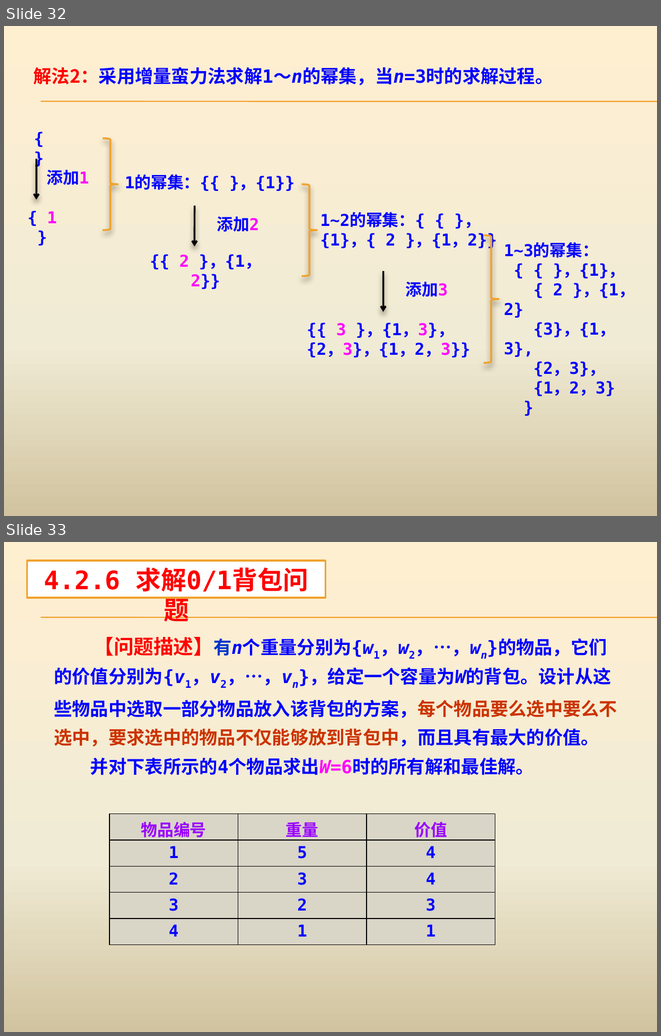
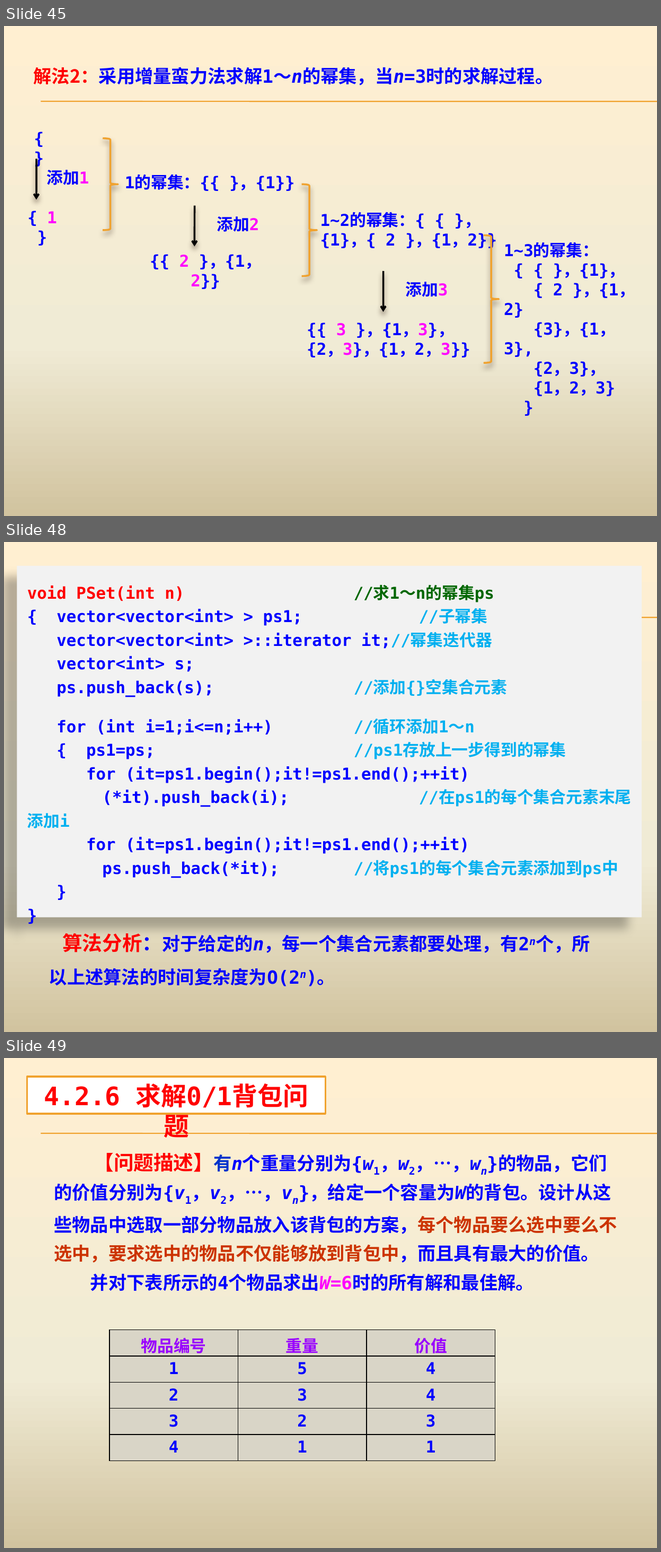
Before and after one commit to AllenW1116/Cpp-algorithm, a slide deck: 课程ppt/第4章 蛮力法.pptx. Shown one above the other, each under a label of ours: slides 32 and 33 before the commit, slides 45, 48 and 49 after it; the slides between them are not shown. The pictures are 661x1036 and 661x1552 pixels, drawn with LibreOffice and Linux fonts; fonts in the diff are those of the drawing. Boxes give left, top, right and bottom in pixels: in the first picture for what was removed or moved away, otherwise in the second. Text is boxed around its words. In the diff, an @@ line names an element or a change of style, - is before the commit and + after.

```diff
--- a/课程ppt/第4章 蛮力法.pptx
+++ b/课程ppt/第4章 蛮力法.pptx
@@ slide 48 added at [4,542,657,1032], background gradient #FFEFD1 to #F0EBD5 to #D1C39F; not listed: 2 template elements that a slide beside it also shows @@
@@ rectangle added at [17,565,642,917], fill #F2F2F2, 18 pt, text #0000FF, bold @@
+void PSet(int n) //求1～n的幂集ps
+{ vector<vector<int> > ps1; //子幂集
+vector<vector<int> >::iterator it;//幂集迭代器
+vector<int> s;
+ps.push_back(s); //添加{}空集合元素
+for (int i=1;i<=n;i++) //循环添加1～n
+{ ps1=ps; //ps1存放上一步得到的幂集
+for (it=ps1.begin();it!=ps1.end();++it)
+(*it).push_back(i); //在ps1的每个集合元素末尾添加i
+for (it=ps1.begin();it!=ps1.end();++it)
+ps.push_back(*it); //将ps1的每个集合元素添加到ps中
+}
+}
@@ text added at [49,933,590,986], 20 pt, text #0000FF, bold @@
+算法分析：对于给定的n，每一个集合元素都要处理，有2n个，所以上述算法的时间复杂度为O(2n)。
@@ what was slide 32 is now slide 45 @@
@@ what was slide 33 is now slide 49 @@
```
Also in this commit, not shown: 1 slide changed, 43 other slides added, 13 other files.
